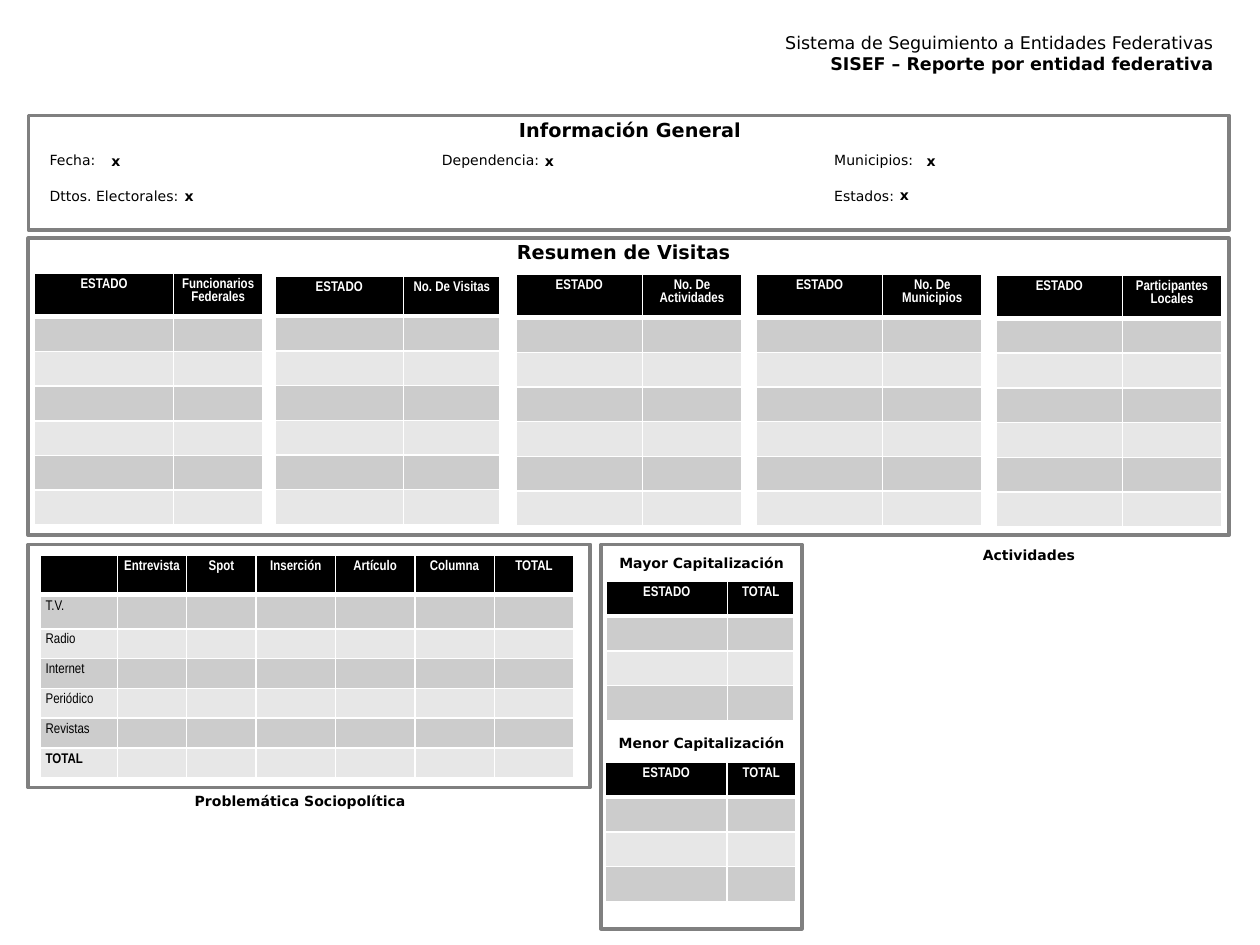
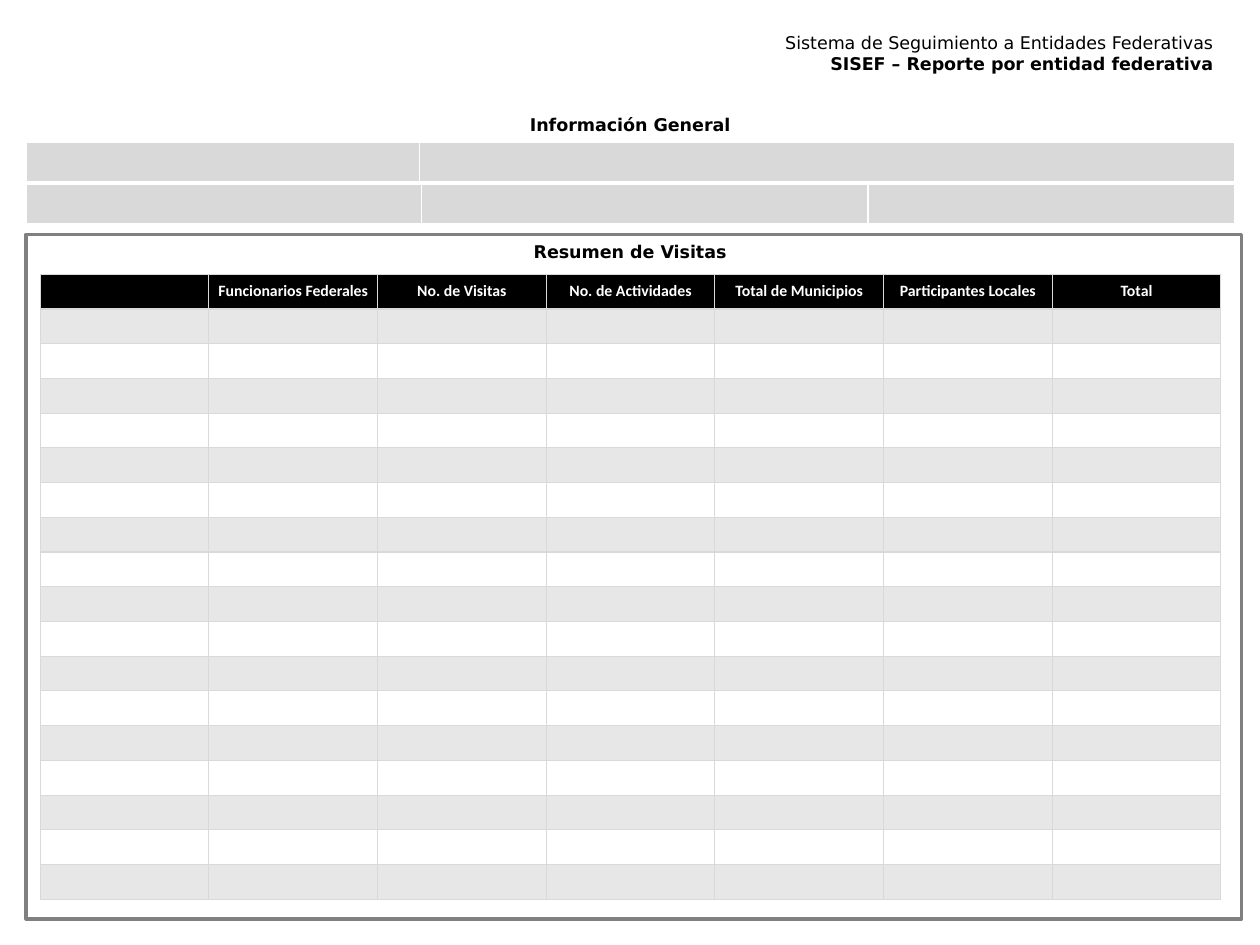
Before and after one commit to fpedro23/visitas, a slide deck: slide 1 of visitas_stg/static/ppt/Reporte_Dependencia_sisef.pptx. Drawn at 1260x945 pixels with LibreOffice and Linux fonts; fonts in the diff are those of the drawing; background and template pictures are left out. Boxes give left, top, right and bottom in pixels: in the first picture for what was removed or moved away, otherwise in the second. Text is boxed around its words. In the diff, an @@ line names an element or a change of style, - is before the commit and + after.

```diff
--- a/visitas_stg/static/ppt/Reporte_Dependencia_sisef.pptx
+++ b/visitas_stg/static/ppt/Reporte_Dependencia_sisef.pptx
@@ rectangle removed at (x1=29, y1=116, x2=1230, y2=231) @@
@@ text "Información General" at (x1=530, y1=117, x2=731, y2=132): size 11 to 10 pt @@
@@ table added at (x1=26, y1=142, x2=1235, y2=184), 1 rows, 2 columns @@
+ | 
@@ text removed at (x1=111, y1=158, x2=120, y2=166) @@
-x
@@ text removed at (x1=545, y1=158, x2=554, y2=166) @@
-x
@@ text removed at (x1=927, y1=158, x2=936, y2=166) @@
-x
@@ table at (x1=26, y1=184, x2=1235, y2=226) @@
-row 1: Fecha: | Dependencia: | Municipios:
-row 2: Dttos. Electorales: |  | Estados:
+row 1:  |  | 
@@ table resized from (x1=44, y1=147, x2=1220, y2=219) to (x1=26, y1=184, x2=1235, y2=226) @@
@@ text removed at (x1=185, y1=193, x2=194, y2=201) @@
-x
@@ text removed at (x1=900, y1=192, x2=909, y2=200) @@
-x
@@ rectangle resized from (x1=28, y1=238, x2=1228, y2=536) to (x1=26, y1=234, x2=1242, y2=919) @@
@@ text "Resumen de Visitas" at (x1=534, y1=244, x2=727, y2=259): size 11 to 10 pt @@
@@ table removed at (x1=35, y1=273, x2=263, y2=525), 7 rows, 2 columns @@
-ESTADO | Funcionarios Federales
- | 
- | 
- | 
- | 
- | 
- | 
@@ table added at (x1=40, y1=275, x2=1222, y2=900), 18 rows, 7 columns @@
+ | Funcionarios Federales | No. de Visitas | No. de Actividades | Total de Municipios | Participantes Locales | Total
+ |  |  |  |  |  | 
+ |  |  |  |  |  | 
+ |  |  |  |  |  | 
+ |  |  |  |  |  | 
+ |  |  |  |  |  | 
+ |  |  |  |  |  | 
+ |  |  |  |  |  | 
+ |  |  |  |  |  | 
+ |  |  |  |  |  | 
+ |  |  |  |  |  | 
+ |  |  |  |  |  | 
+ |  |  |  |  |  | 
+ |  |  |  |  |  | 
+ |  |  |  |  |  | 
+ |  |  |  |  |  | 
+ |  |  |  |  |  | 
+ |  |  |  |  |  | 
@@ table removed at (x1=275, y1=276, x2=500, y2=524), 7 rows, 2 columns @@
-ESTADO | No. De Visitas
- | 
- | 
- | 
- | 
- | 
- | 
@@ table removed at (x1=517, y1=275, x2=742, y2=527), 7 rows, 2 columns @@
-ESTADO | No. De Actividades
- | 
- | 
- | 
- | 
- | 
- | 
@@ table removed at (x1=756, y1=275, x2=982, y2=527), 7 rows, 2 columns @@
-ESTADO | No. De Municipios
- | 
- | 
- | 
- | 
- | 
- | 
@@ table removed at (x1=997, y1=275, x2=1222, y2=527), 7 rows, 2 columns @@
-ESTADO | Participantes Locales
- | 
- | 
- | 
- | 
- | 
- | 
@@ rectangle removed at (x1=28, y1=544, x2=590, y2=788) @@
@@ table removed at (x1=40, y1=556, x2=573, y2=779), 7 rows, 7 columns @@
- | Entrevista | Spot | Inserción | Artículo | Columna | TOTAL
-T.V. |  |  |  |  |  | 
-Radio |  |  |  |  |  | 
-Internet |  |  |  |  |  | 
-Periódico |  |  |  |  |  | 
-Revistas |  |  |  |  |  | 
-TOTAL |  |  |  |  |  | 
@@ rectangle removed at (x1=601, y1=544, x2=803, y2=929) @@
@@ text removed at (x1=619, y1=557, x2=784, y2=571) @@
-Mayor Capitalización
@@ text removed at (x1=983, y1=549, x2=1075, y2=561) @@
-Actividades
@@ table removed at (x1=606, y1=581, x2=794, y2=719), 4 rows, 2 columns @@
-ESTADO | TOTAL
- | 
- | 
- | 
@@ text removed at (x1=619, y1=737, x2=785, y2=751) @@
-Menor Capitalización
@@ table removed at (x1=606, y1=762, x2=795, y2=901), 4 rows, 2 columns @@
-ESTADO | TOTAL
- | 
- | 
- | 
@@ text removed at (x1=195, y1=795, x2=405, y2=809) @@
-Problemática Sociopolítica
```
Also in this commit, not shown: 2 slides added, 1 other file.
